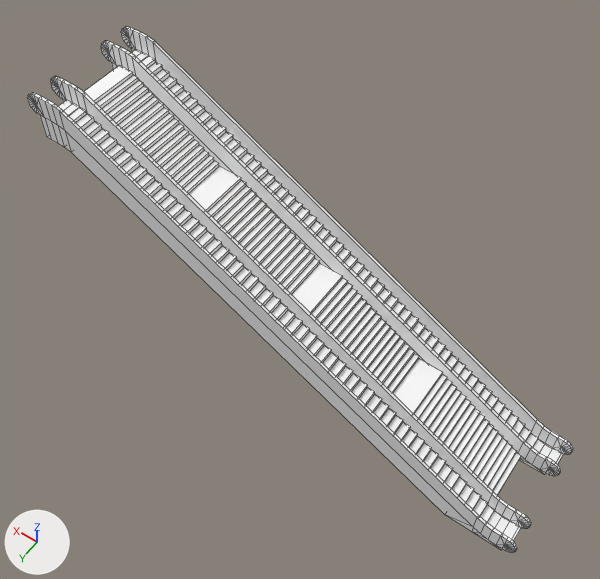
Two versions of the FBX model Game/Assets/Penn Station/Models/Stairs.fbx, one commit apart.
The view is the same before and after, from a camera (50 mm lens) standing at (-1.2, 19.5, 36.3) and looking at (12.4, 0.5, 6.5). The lights are fixed; the arrows at lower left show +X, +Y and +Z. Mesh edges are drawn as thin lines. Where no turn or scale is listed for an object, it has been applied to the vertices. Vertices at the same position are counted once.

Names of what the first picture shows: 'Stairs_Mesh'.
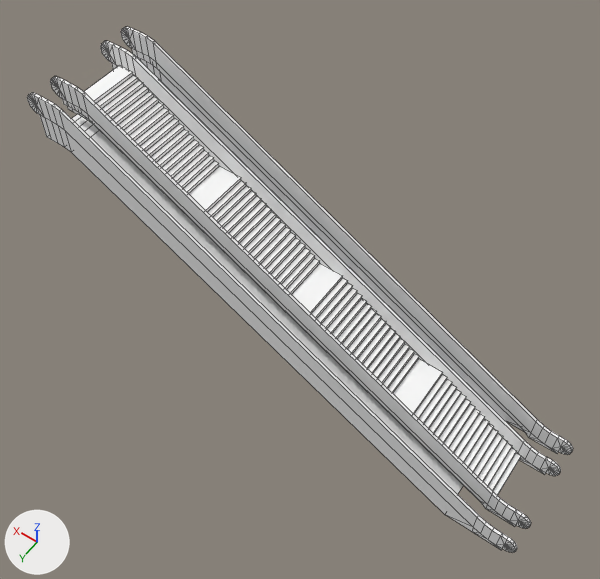
Boxes (x1, y1, x2, y2) around the edits, measured in the pictures (600 x 579 px; the box of a moved part takes in the faces that stretch with it):
part 1 of me_mesh, deleted
    before: (58, 50, 563, 541)
part 2 of me_mesh, moved or reshaped
    before: (116, 95, 512, 486)
    after: (91, 95, 512, 494)

The change, as a list of edits to the scene's bpy script:
```text
Change me_mesh:
    used by ob_stairs_mesh; location = (0.0, 0.0, 0.0)
    remove me_mesh.from_pydata(...)  # 1228 vertices, 857 faces; spans x -1.0..25.0, y -3.0..3.0, z -0.3..13.5
    add me_mesh.from_pydata(...)  # 729 vertices, 613 faces; spans x -1.0..25.0, y -3.0..3.0, z -0.3..13.5
    me_mesh part 1: 6 loose pieces with 500 vertices, spanning x -0.8..24.2, y -2.8..2.9, z 0.0..12.5, are deleted
    me_mesh part 2
    11 faces are deleted
    1 vertex is added at (2.4, 3.0, -0.3)
    11 new faces join them
```
